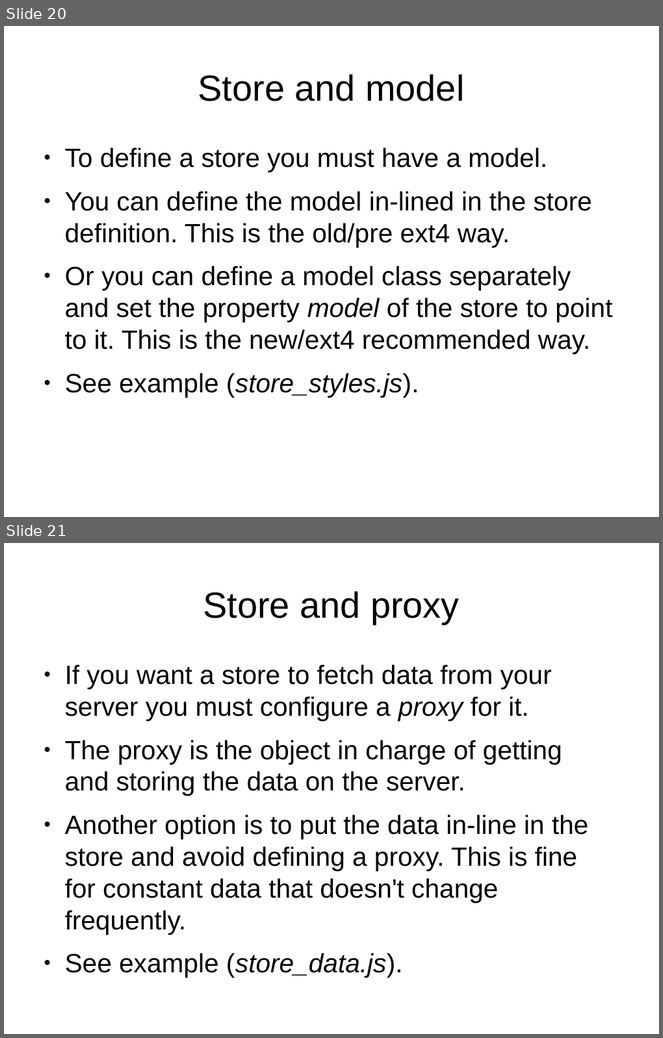
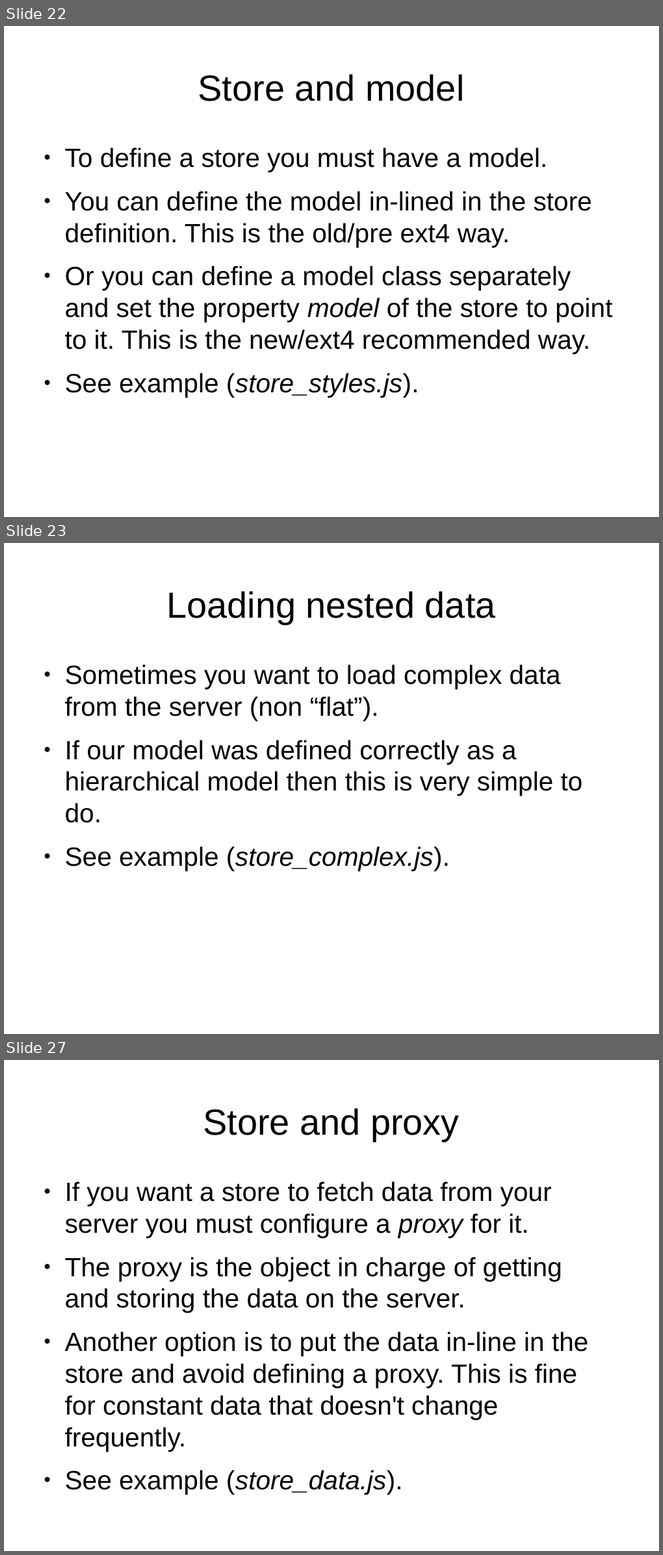
Before and after one commit to veltzer/demos, a slide deck: javascript/extjs/doc/extjs_data.odp. Shown one above the other, each under a label of ours: slides 20 and 21 before the commit, slides 22, 23 and 27 after it; the slides between them are not shown. The pictures are 663x1038 and 663x1555 pixels, drawn with LibreOffice and Linux fonts; fonts in the diff are those of the drawing. Boxes give left, top, right and bottom in pixels: in the first picture for what was removed or moved away, otherwise in the second. Text is boxed around its words. In the diff, an @@ line names an element or a change of style, - is before the commit and + after.

```diff
--- a/javascript/extjs/doc/extjs_data.odp
+++ b/javascript/extjs/doc/extjs_data.odp
@@ slide 23 added at [4, 543, 659, 1034], background #FFFFFF @@
@@ title added at [167, 591, 496, 624], 44 pt, text #000000 @@
+Loading nested data
@@ text added at [65, 665, 583, 871], 32 pt, text #000000 @@
+● Sometimes you want to load complex data from the server (non “flat”).
+● If our model was defined correctly as a hierarchical model then this is very simple to do.
+● See example (store_complex.js).
@@ what was slide 20 is now slide 22 @@
@@ what was slide 21 is now slide 27 @@
```
Also in this commit, not shown: 1 slide changed, 5 other slides added, 5 other files.
